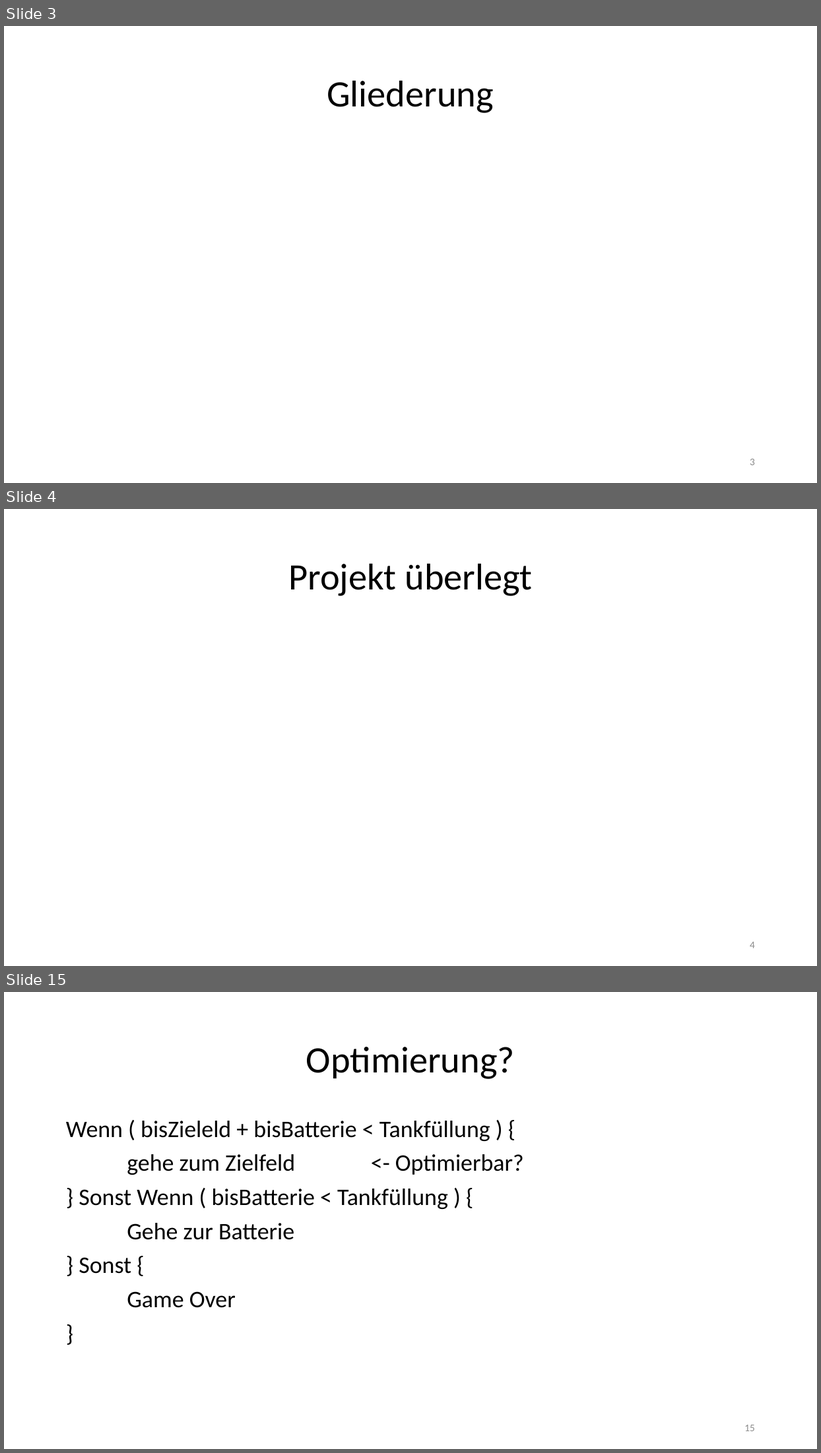
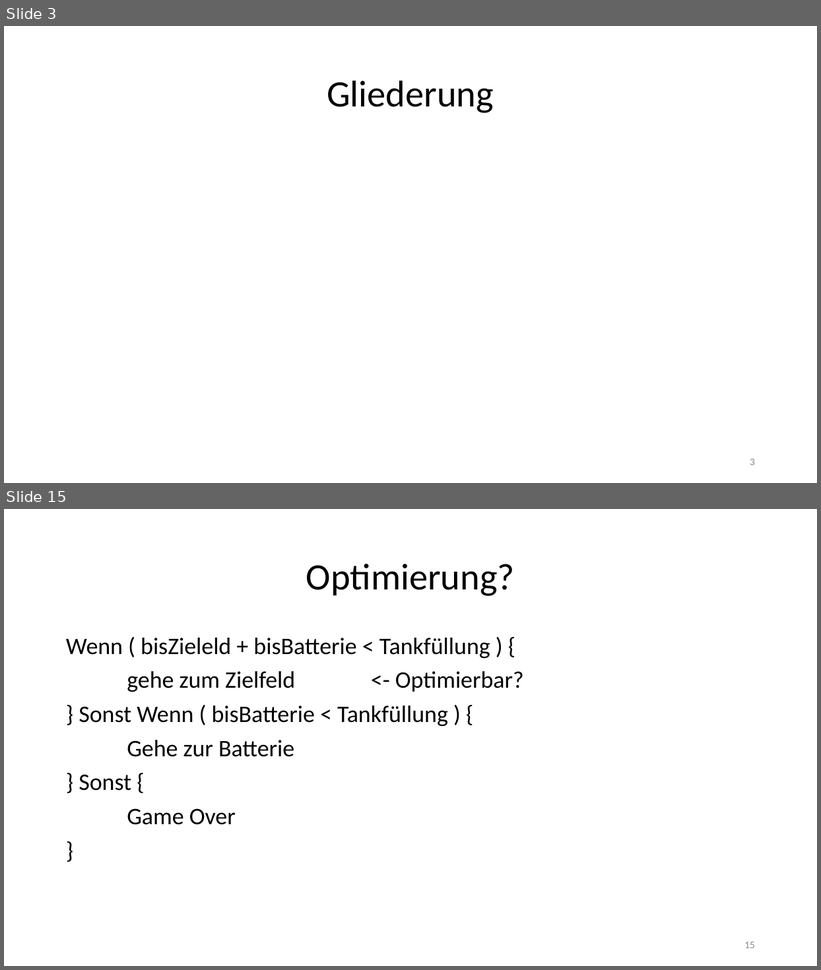
Before and after one commit to jhbruhn/fmes, a slide deck: Dokumentation/Roboter.pptx. Shown one above the other, each under a label of ours: slides 3, 4 and 15 before the commit, slides 3 and 15 after it; the slides between them are not shown. The pictures are 821x1453 and 821x970 pixels, drawn with LibreOffice and Linux fonts; fonts in the diff are those of the drawing. Boxes give left, top, right and bottom in pixels: in the first picture for what was removed or moved away, otherwise in the second. Text is boxed around its words. In the diff, an @@ line names an element or a change of style, - is before the commit and + after.

```diff
--- a/Dokumentation/Roboter.pptx
+++ b/Dokumentation/Roboter.pptx
@@ slide 4 removed at bbox=[4, 509, 817, 966], background #FFFFFF @@
@@ title removed at bbox=[288, 563, 533, 596] @@
-Projekt überlegt
@@ page number removed at bbox=[750, 942, 755, 949] @@
-4
```
Also in this commit, not shown: 5 slides changed, 7 slides added, 6 other slides removed, 9 other files.
